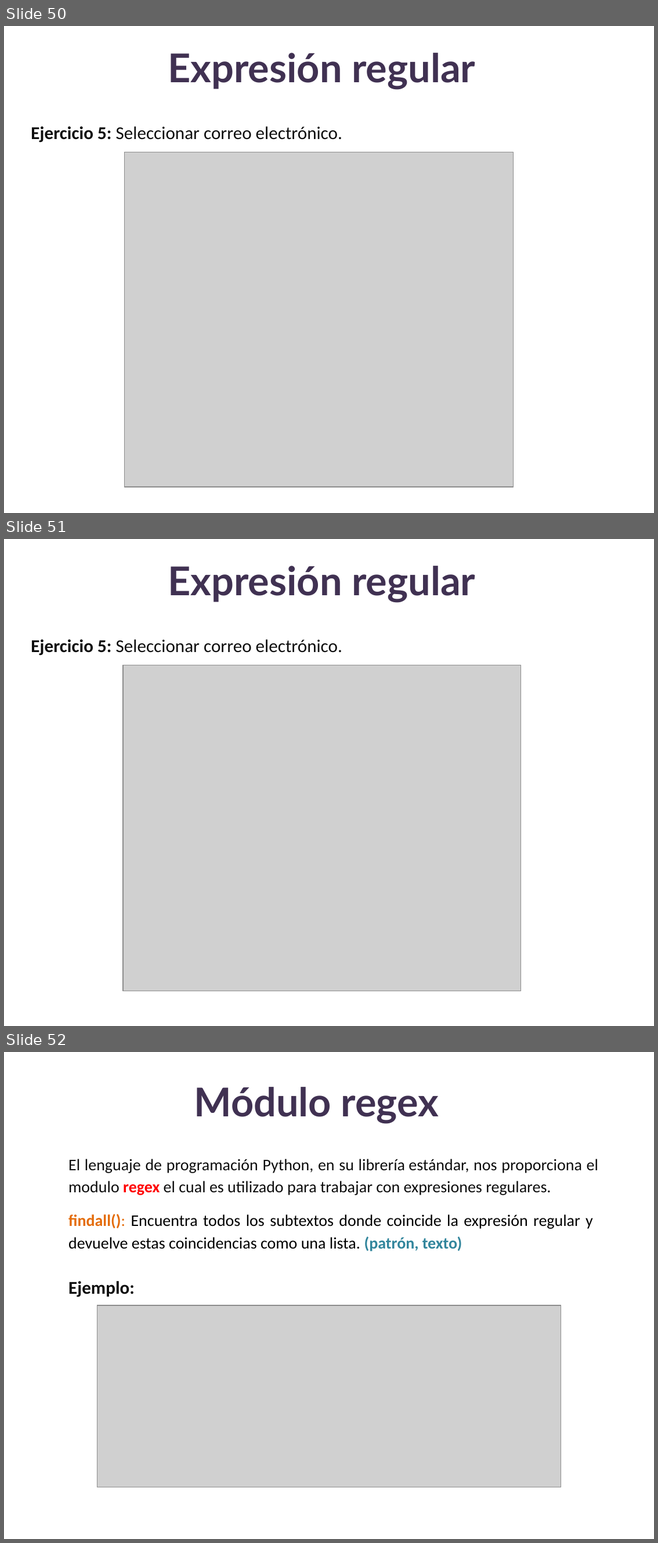
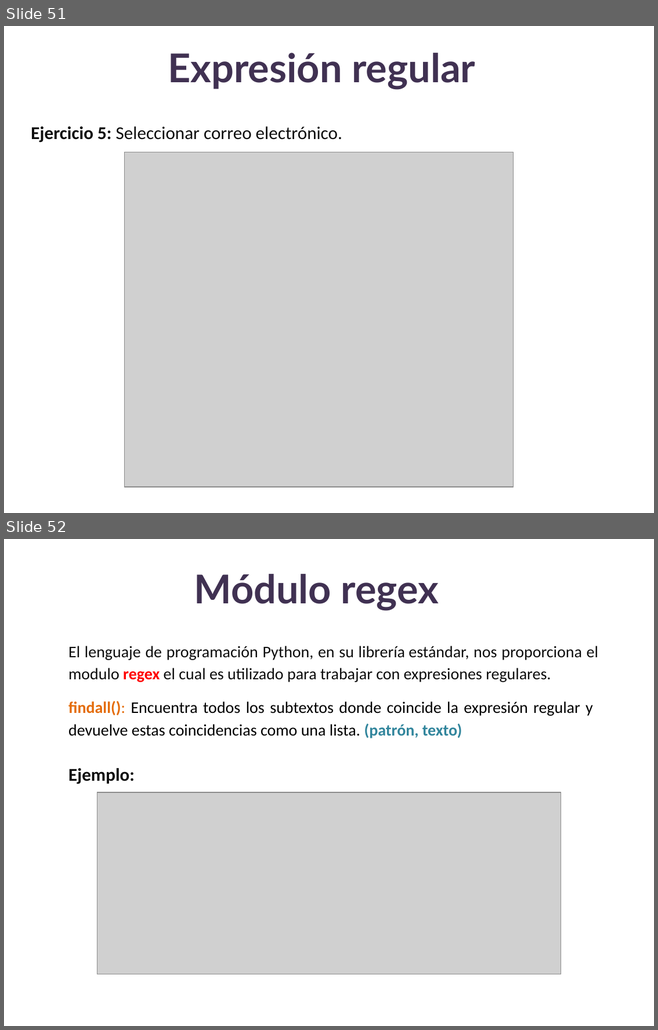
Before and after one commit to lizetheP/Analitica, a slide deck: Calendario2025/presentaciones/18_Expresiones_regulares.pptx. Shown one above the other, each under a label of ours: slides 50, 51 and 52 before the commit, slides 51 and 52 after it. The pictures are 658x1543 and 658x1030 pixels, drawn with LibreOffice and Linux fonts; fonts in the diff are those of the drawing; grey boxes stand for pictures. Boxes give left, top, right and bottom in pixels: in the first picture for what was removed or moved away, otherwise in the second. Text is boxed around its words. In the diff, an @@ line names an element or a change of style, - is before the commit and + after.

```diff
--- a/Calendario2025/presentaciones/18_Expresiones_regulares.pptx
+++ b/Calendario2025/presentaciones/18_Expresiones_regulares.pptx
@@ slide 51 removed at (4, 539, 654, 1026), background #FFFFFF @@
@@ title removed at (168, 566, 475, 603) @@
-Expresión regular
@@ text removed at (31, 639, 342, 656) @@
-Ejercicio 5: Seleccionar correo electrónico.
@@ picture removed at (123, 665, 520, 991) @@
@@ what was slide 50 is now slide 51 @@
```
Also in this commit, not shown: 7 slides changed, 1 slide added, 3 other files.
